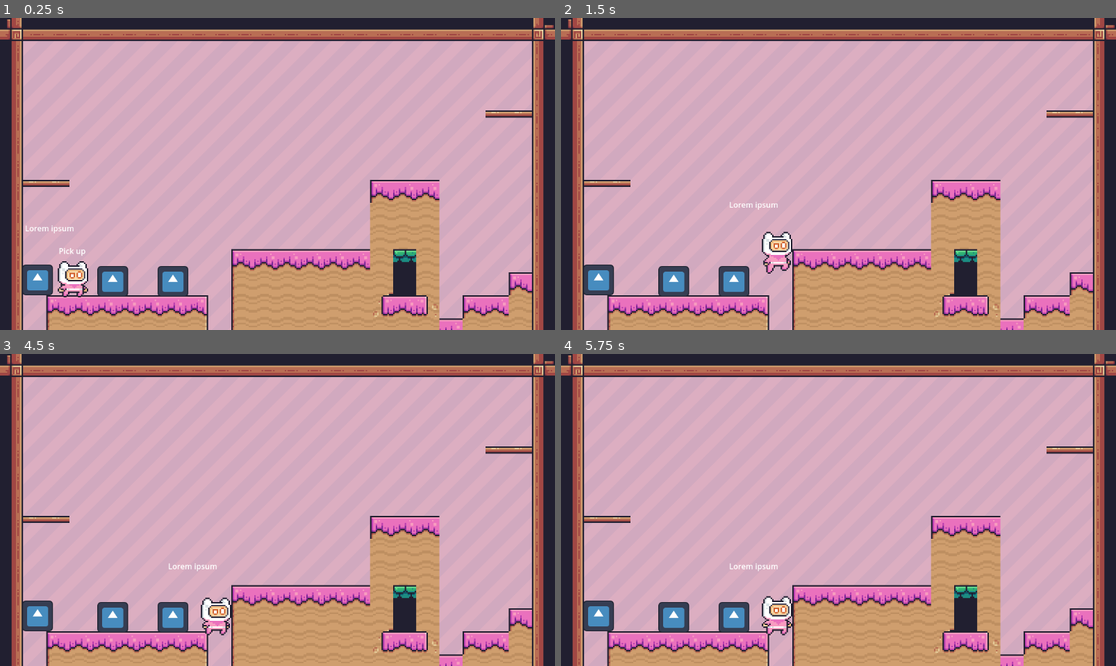
Above: before the commit, frames 1-4 (two rows, left to right).
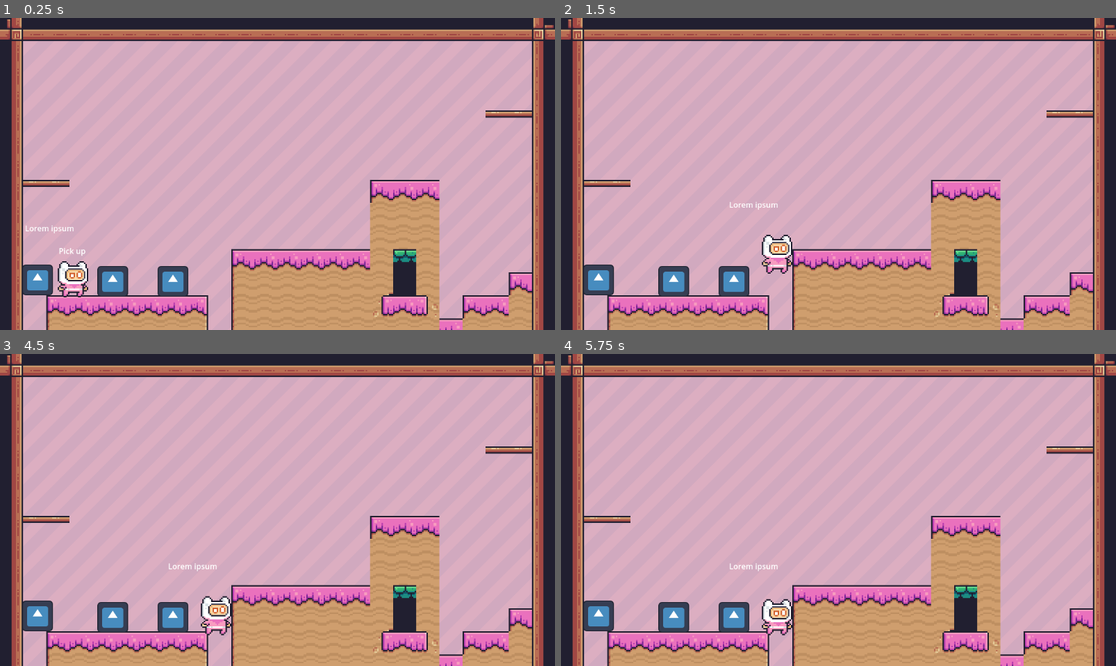
Above: after the commit, the same moments.

Repository: Seblecaribou/AdventureGamePrototype
Game: Godot game, scene res://Scenes/Main.tscn
Same seed, same stepped clock (60 frames per second), same inputs: the game is played once before the commit and once after it. The engine's default icon, where the game draws it, is replaced by a stand-in: a white triangle on a blue panel in a dark square.
Inputs (mouse positions are in pixels of both pictures, inside the frame that each line leads up to):
- Up to frame 1 (0.25 s): no input
- Up to frame 2 (1.5 s): tap Enter at 0.5 s; move the mouse to (960, 158) at 0.52 s; hold D (right) 0.53-1.25 s; hold Shift (run) 0.53-1.25 s; tap E (interact) at 0.6 s; click (960, 158) at 0.67 s; tap Space (jump) at 0.77, 1.07 s; drag from (727, 189) to (733, 280) at 1.27 s
- Up to frame 3 (4.5 s): move the mouse to (333, 441) at 2.02 s; hold A (left) 2.03-2.75 s; tap Tab (journal, bound only after the commit) at 2.1 s; tap Backspace (return, bound only after the commit) at 2.3 s; drag from (249, 572) to (172, 616) at 2.77 s; tap Space (jump) at 3.5, 3.6, 3.77, 4.07 s; move the mouse to (444, 556) at 3.52 s; hold D (right) 3.53-4.25 s; tap E (interact) at 3.8 s; tap Escape (pause, bound only after the commit) at 4.15 s; drag from (111, 463) to (111, 616) at 4.27 s
- Up to frame 4 (5.75 s): move the mouse to (866, 510) at 5.02 s; hold D (right) from 5.03 s (still down); hold Shift (run) from 5.03 s (still down); click (866, 510) at 5.17 s; tap Tab (journal, bound only after the commit) at 5.3 s

The runs differ from the first frame. In frame 1, less than 0.1% of the frame differs, in the area x 10-16%, y 85-89%; in frame 2, 0.4%, in the area x 36-42%, y 68-82%; in frame 3, 0.3%; in frame 4, 0.4%.
Error after the commit: Invalid assignment of property or key 'text' with value of type 'String' on a base object of type 'Nil'. (res://Scripts/Components/InteractionComponent.gd:30)

Commit message:
Added basic examine interaction

Diff:
--- a/Scenes/PlayerCharacter.tscn
+++ b/Scenes/PlayerCharacter.tscn
@@ -6,12 +6,13 @@
 [ext_resource type="Texture2D" uid="uid://b6dcfnx735eu5" path="res://Free/Main Characters/Pink Man/Run (32x32).png" id="4_88vn8"]
 [ext_resource type="Script" path="res://Scripts/Components/InputComponent.gd" id="5_rc75k"]
 [ext_resource type="Script" path="res://Scripts/Components/MovementComponent.gd" id="6_2bu6f"]
+[ext_resource type="Script" path="res://Scripts/Components/States/Player/PlayerObserveState.gd" id="6_3wlrt"]
 [ext_resource type="Script" path="res://Scripts/Components/InteractionComponent.gd" id="7_hjhmt"]
 [ext_resource type="Script" path="res://Scripts/Components/AnimationComponent.gd" id="8_s3oir"]
 [ext_resource type="Script" path="res://Scripts/Components/States/StateMachineComponent.gd" id="9_1l3eh"]
-[ext_resource type="Script" path="res://Scripts/Components/States/PlayerIdleState.gd" id="10_scoe8"]
-[ext_resource type="Script" path="res://Scripts/Components/States/PlayerRunState.gd" id="11_5bmtk"]
-[ext_resource type="Script" path="res://Scripts/Components/States/PlayerJumpState.gd" id="12_3gsbr"]
+[ext_resource type="Script" path="res://Scripts/Components/States/Player/PlayerIdleState.gd" id="10_scoe8"]
+[ext_resource type="Script" path="res://Scripts/Components/States/Player/PlayerRunState.gd" id="11_5bmtk"]
+[ext_resource type="Script" path="res://Scripts/Components/States/Player/PlayerJumpState.gd" id="12_3gsbr"]
 
 [sub_resource type="CapsuleShape2D" id="CapsuleShape2D_ywadu"]
 radius = 11.0
@@ -206,9 +207,10 @@
 texture_filter = 1
 script = ExtResource("1_5gnik")
 
-[node name="StateMachineComponent" type="Node" parent="." node_paths=PackedStringArray("initial_state")]
+[node name="StateMachineComponent" type="Node" parent="." node_paths=PackedStringArray("initial_state", "player_character")]
 script = ExtResource("9_1l3eh")
 initial_state = NodePath("Idle")
+player_character = NodePath("..")
 
 [node name="Idle" type="Node" parent="StateMachineComponent" node_paths=PackedStringArray("player_character", "animation_component")]
 script = ExtResource("10_scoe8")
@@ -224,6 +226,9 @@
 script = ExtResource("12_3gsbr")
 player_character = NodePath("../..")
 animation_component = NodePath("../../AnimationComponent")
+
+[node name="Observe" type="Node" parent="StateMachineComponent"]
+script = ExtResource("6_3wlrt")
 
 [node name="CollisionShape2D" type="CollisionShape2D" parent="."]
 position = Vector2(0, 2)
@@ -280,6 +285,7 @@
 offset_right = 99.0
 offset_bottom = -67.0
 text = "Lorem ipsum"
+fit_content = true
 
 [connection signal="area_entered" from="Interaction Nodes/InteractionArea" to="InteractionComponent" method="_on_interaction_area_area_entered"]
 [connection signal="area_exited" from="Interaction Nodes/InteractionArea" to="InteractionComponent" method="_on_interaction_area_area_exited"]
--- a/Scripts/Components/InputComponent.gd
+++ b/Scripts/Components/InputComponent.gd
@@ -21,3 +21,15 @@
 func check_interact_button(function: Callable) -> void:
 	if Input.is_action_just_pressed("interact"):
 		function.call()
+
+func check_return_button(function: Callable) -> void:
+	if Input.is_action_just_pressed("return"):
+		function.call()
+
+func check_pause_button(function: Callable) -> void:
+	if Input.is_action_just_pressed("pause"):
+		function.call()
+
+func check_journal_button(function: Callable) -> void:
+	if Input.is_action_just_pressed("journal"):
+		function.call()
--- a/Scripts/Components/InteractionComponent.gd
+++ b/Scripts/Components/InteractionComponent.gd
@@ -3,6 +3,7 @@
 
 @onready var interactions: Array[Interactable]= []
 @export var label: Label
+@export var interaction_content : RichTextLabel
 
 func _ready():
 	update_interact_label()
@@ -26,7 +27,7 @@
 		var current_interaction = interactions[0]
 		match current_interaction.interact_type:#TODO write function for each match case in INTERACT_TYPE_ENUM
 			"obs":
-				print(current_interaction.item_data.item_description)
+				interaction_content.text = current_interaction.item_data.item_description
 			"pic":
 				print(current_interaction.item_data.item_description)
 			"act":
--- a/Scripts/Components/MovementComponent.gd
+++ b/Scripts/Components/MovementComponent.gd
@@ -18,7 +18,7 @@
 		character.velocity.y = jump_velocity
 
 
-func ground_player(delta: float):
+func ground_player(delta: float) -> void:
 	if not character.is_on_floor():
 		character.velocity.y += gravity * delta
 
--- /dev/null
+++ b/Scripts/Components/States/Player/PlayerIdleState.gd
@@ -0,0 +1,5 @@
+class_name PlayerIdleState
+extends StateComponent
+
+func physics_update(delta):
+	animation_component.animate("idle")
--- a/Scripts/Components/States/PlayerJumpState.gd
+++ b/Scripts/Components/States/Player/PlayerJumpState.gd
@@ -3,7 +3,3 @@
 
 func physics_update(delta):
 	animation_component.animate("jump")
-
-	#Transition to other states
-	if player_character.is_on_floor():
-		transitioned.emit(self, "idle")
--- /dev/null
+++ b/Scripts/Components/States/Player/PlayerObserveState.gd
@@ -0,0 +1,6 @@
+class_name PlayerObserveState
+extends StateComponent
+
+func physics_process(delta):
+
+	pass
--- /dev/null
+++ b/Scripts/Components/States/Player/PlayerRunState.gd
@@ -0,0 +1,5 @@
+class_name PlayerRunState
+extends StateComponent
+
+func physics_update(delta):
+	animation_component.animate("run")
--- a/Scripts/Components/States/PlayerIdleState.gd
+++ /dev/null
@@ -1,11 +0,0 @@
-class_name PlayerIdleState
-extends StateComponent
-
-func physics_update(delta):
-	animation_component.animate("idle")
-
-	#Transition to other states
-	if abs(player_character.velocity.x) > 1 && player_character.is_on_floor():
-		transitioned.emit(self, "run")
-	elif not player_character.is_on_floor():
-		transitioned.emit(self, "jump")
--- a/Scripts/Components/States/PlayerRunState.gd
+++ /dev/null
@@ -1,11 +0,0 @@
-class_name PlayerRunState
-extends StateComponent
-
-func physics_update(delta):
-	animation_component.animate("run")
-
-	#Transition to other states
-	if not player_character.is_on_floor():
-		transitioned.emit(self,"jump")
-	if abs(player_character.velocity.x) < 1:
-		transitioned.emit(self, "idle")
--- a/Scripts/Components/States/StateMachineComponent.gd
+++ b/Scripts/Components/States/StateMachineComponent.gd
@@ -2,6 +2,7 @@
 extends Node
 
 @export var initial_state : StateComponent
+@export var player_character : PlayerCharacter
 var current_state : StateComponent
 var states : Dictionary = {}
 signal newstate(previous_state : String, new_state : String)
@@ -23,6 +24,7 @@
 func _physics_process(delta):
 	if current_state:
 		current_state.physics_update(delta)
+		transition_state()
 
 func on_state_transition(state : StateComponent, new_state_name : String):
 	if state != current_state:
@@ -36,3 +38,12 @@
 	new_state.enter()
 	current_state = new_state
 	newstate.emit(current_state_name, new_state_name)
+
+func transition_state():
+	if abs(player_character.velocity.x) < 1:
+		current_state.transitioned.emit(current_state, "idle")
+	elif abs(player_character.velocity.x) > 1 && player_character.is_on_floor():
+		current_state.transitioned.emit(current_state, "run")
+	elif not player_character.is_on_floor():
+		current_state.transitioned.emit(current_state, "jump")
+	pass
--- a/Scripts/Objects/Interactable.gd
+++ b/Scripts/Objects/Interactable.gd
@@ -12,6 +12,7 @@
 	if item_data != null:
 		configure_interactable()
 
+
 func configure_interactable():
 	interact_type = item_id.get_slice("_", 0)
 	item_data.load_item_data(item_id, interact_type)
--- a/Scripts/Objects/PlayerCharacter.gd
+++ b/Scripts/Objects/PlayerCharacter.gd
@@ -2,9 +2,18 @@
 extends CharacterBody2D
 
 func _physics_process(delta):
+	#Pause
+	#TODO create pause menu
+	#$InputComponent.check_pause_button()
+
+	#Journal
+	#TODO create journal menu
+	#$InputComponent.check_journal_button()
+
 	#Movement
 	$InputComponent.check_directions_buttons($MovementComponent.move)
 	$InputComponent.check_run_button($MovementComponent.run)
 	$InputComponent.check_jump_button($MovementComponent.jump)
+
 	#Interaction
 	$InputComponent.check_interact_button($InteractionComponent.interact)
--- a/project.godot
+++ b/project.godot
@@ -70,6 +70,21 @@
 "events": [Object(InputEventKey,"resource_local_to_scene":false,"resource_name":"","device":-1,"window_id":0,"alt_pressed":false,"shift_pressed":false,"ctrl_pressed":false,"meta_pressed":false,"pressed":false,"keycode":0,"physical_keycode":83,"key_label":0,"unicode":115,"echo":false,"script":null)
 ]
 }
+return={
+"deadzone": 0.5,
+"events": [Object(InputEventKey,"resource_local_to_scene":false,"resource_name":"","device":-1,"window_id":0,"alt_pressed":false,"shift_pressed":false,"ctrl_pressed":false,"meta_pressed":false,"pressed":false,"keycode":0,"physical_keycode":4194308,"key_label":0,"unicode":0,"echo":false,"script":null)
+]
+}
+pause={
+"deadzone": 0.5,
+"events": [Object(InputEventKey,"resource_local_to_scene":false,"resource_name":"","device":-1,"window_id":0,"alt_pressed":false,"shift_pressed":false,"ctrl_pressed":false,"meta_pressed":false,"pressed":false,"keycode":0,"physical_keycode":4194305,"key_label":0,"unicode":0,"echo":false,"script":null)
+]
+}
+journal={
+"deadzone": 0.5,
+"events": [Object(InputEventKey,"resource_local_to_scene":false,"resource_name":"","device":-1,"window_id":0,"alt_pressed":false,"shift_pressed":false,"ctrl_pressed":false,"meta_pressed":false,"pressed":false,"keycode":0,"physical_keycode":4194306,"key_label":0,"unicode":0,"echo":false,"script":null)
+]
+}
 
 [layer_names]
 
Not shown: 1 places in Scenes/PlayerCharacter.tscn that only renumber resources
